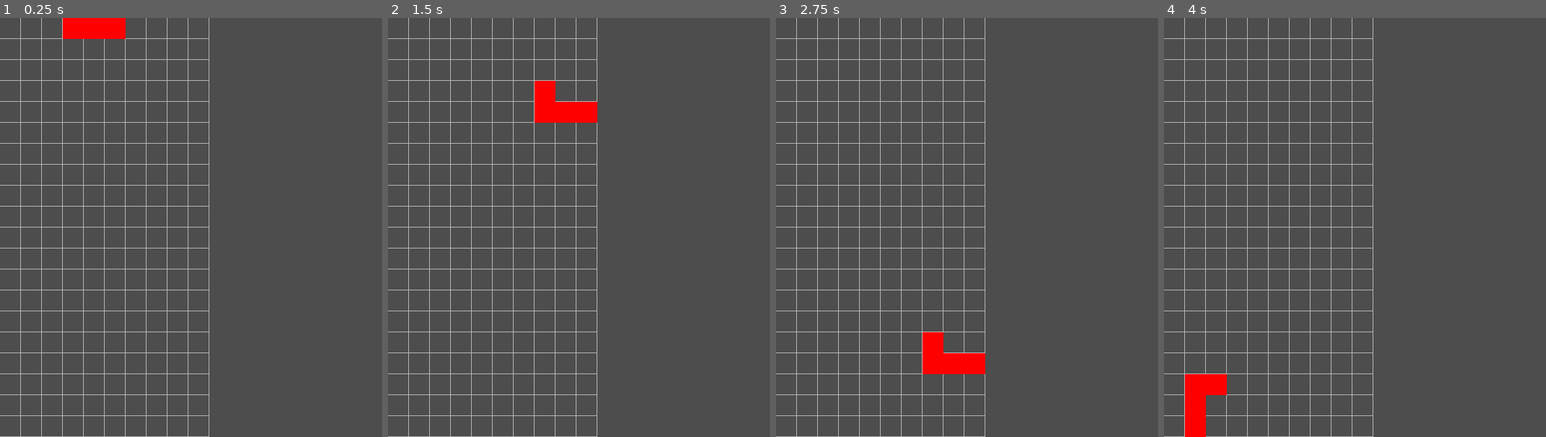
Above: before the commit, frames 1-4 (left to right).
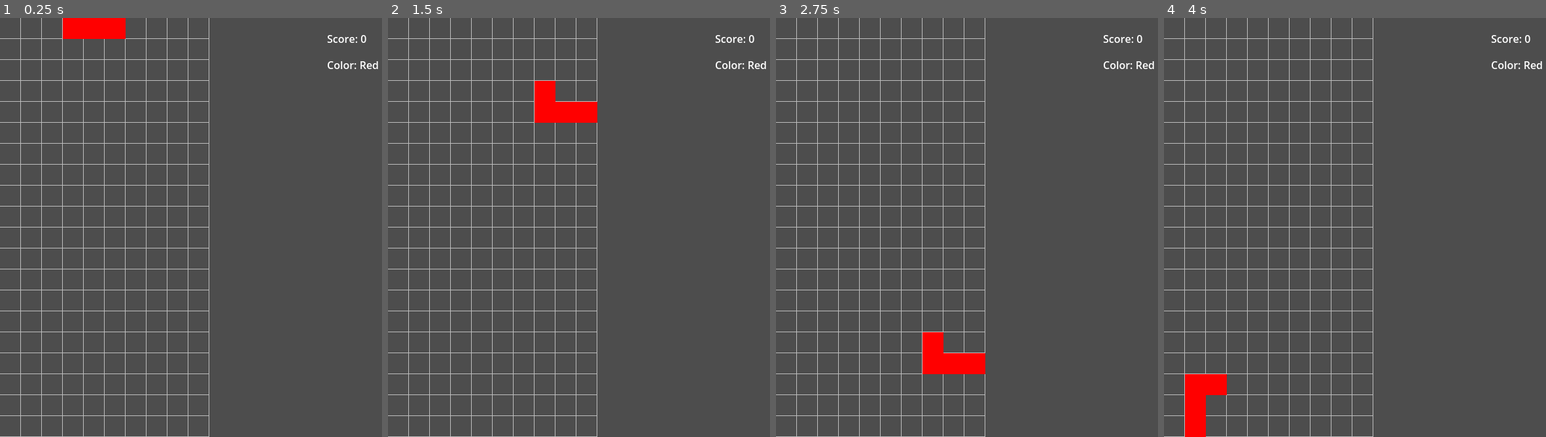
Above: after the commit, the same moments.

Repository: ChinZhengHong/Spectris
Game: Godot game, scene res://main.tscn
Two runs of this game, one before a commit and one after it. Both use one fixed random seed, a clock stepped at 60 frames per second and the inputs below.
Inputs:
- Up to frame 1 (0.25 s): no input
- Up to frame 2 (1.5 s): tap Enter at 0.5 s; hold Right (ui_right) 0.53-1.28 s; tap Space at 1.25 s; hold Down (ui_down) from 1.28 s (still down)
- Up to frame 3 (2.75 s): release Down (ui_down) at 2.03 s; hold Right (ui_right) from 2.03 s (still down)
- Up to frame 4 (4 s): tap Enter at 2.75 s; release Right (ui_right) at 2.78 s; hold Up (ui_up) 2.78-3.53 s; tap Space at 3.5 s; hold Left (ui_left) from 3.53 s (still down)

The runs differ from the first frame. In frame 1, 0.2% of the frame differs, in the area x 85-99%, y 4-13%; in frame 2, 0.2%; in frame 3, 0.2%; in frame 4, 0.2%.

Commit message:
ui label added

Diff:
--- a/main.tscn
+++ b/main.tscn
@@ -18,4 +18,20 @@
 [node name="GameManager" type="Node" parent="."]
 script = ExtResource("3_k0ri4")
 
+[node name="UI" type="CanvasLayer" parent="."]
+
+[node name="ScoreLabel" type="Label" parent="UI"]
+offset_left = 500.0
+offset_top = 20.0
+offset_right = 561.0
+offset_bottom = 43.0
+text = "Score: 0"
+
+[node name="ColorLabel" type="Label" parent="UI"]
+offset_left = 500.0
+offset_top = 60.0
+offset_right = 580.0
+offset_bottom = 83.0
+text = "Color: Red"
+
 [connection signal="timeout" from="CurrentPiece/Timer" to="CurrentPiece" method="_on_timer_timeout"]
